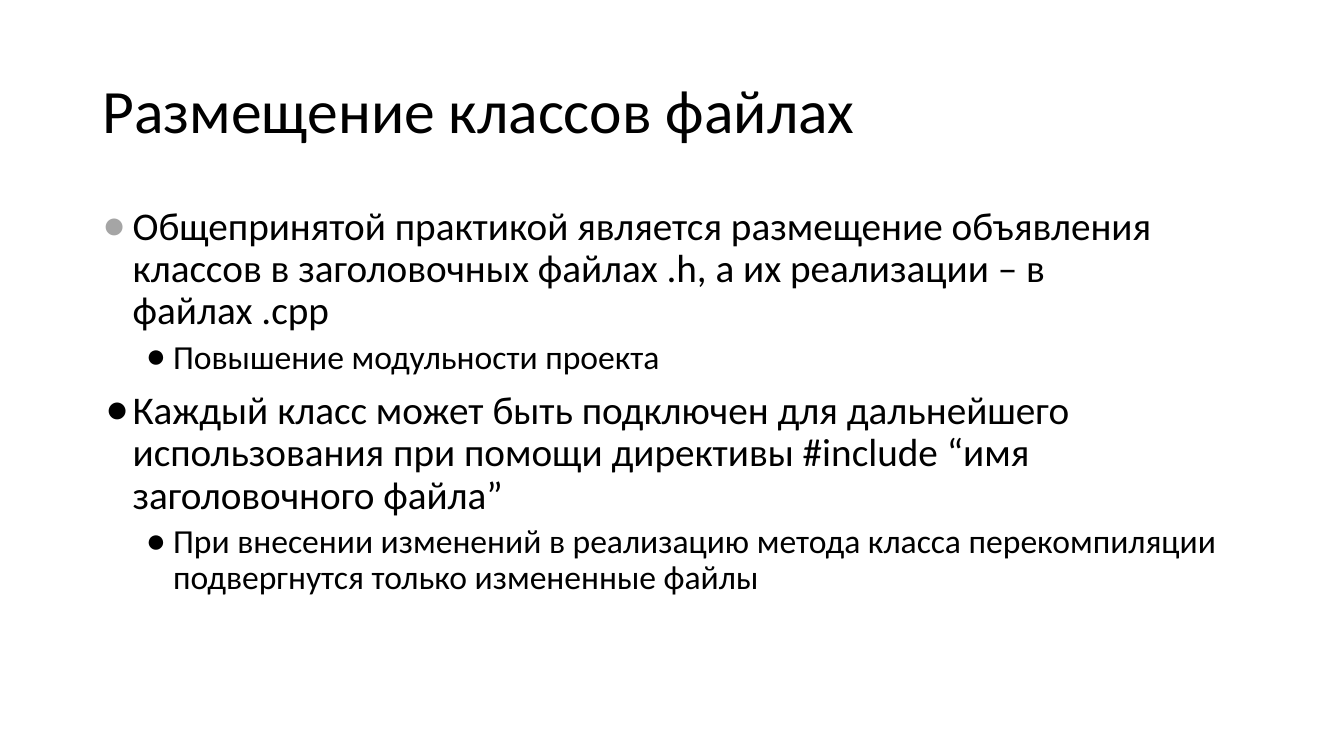
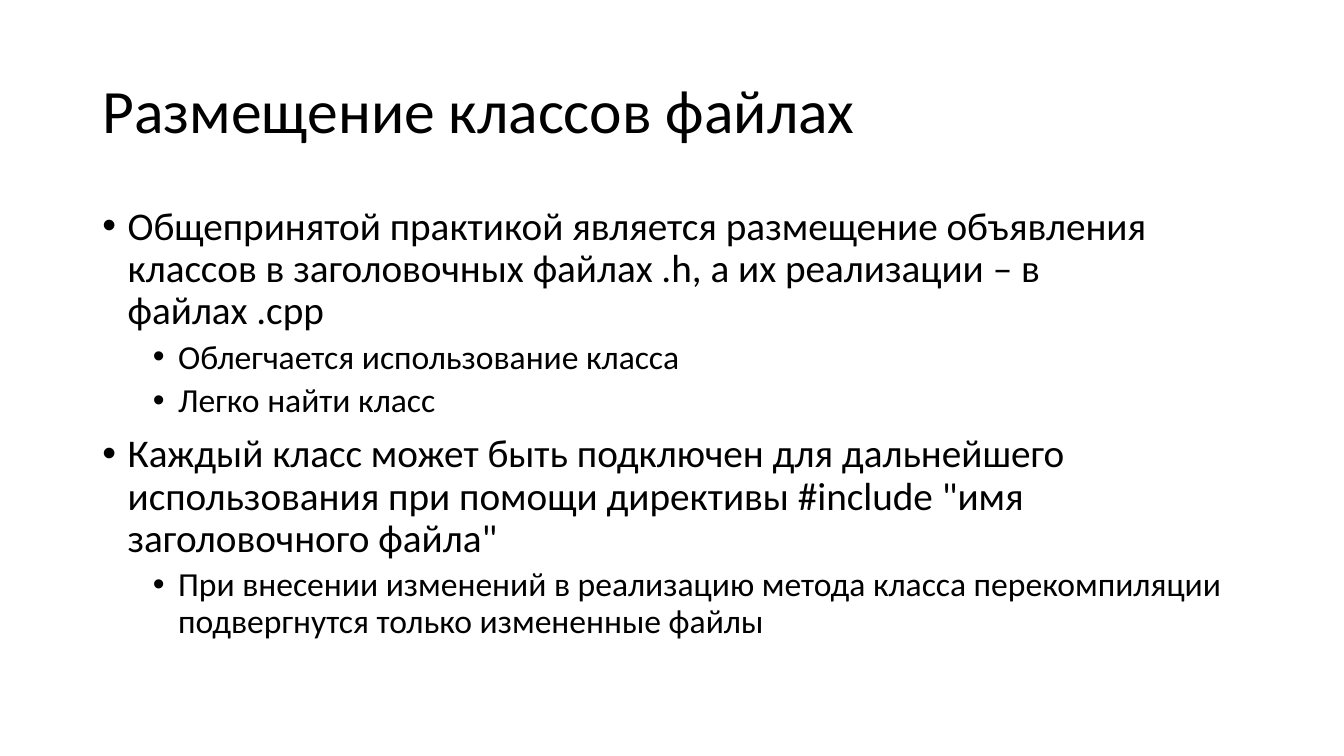
Before and after one commit to alexey-malov/oop, a slide deck: slide 51 of lectures/02/Основы ООП.pptx (slide 50 before the commit). Drawn at 1344x756 pixels with LibreOffice and Linux fonts; fonts in the diff are those of the drawing. Boxes give left, top, right and bottom in pixels: in the first picture for what was removed or moved away, otherwise in the second. Text is boxed around its words. In the diff, an @@ line names an element or a change of style, - is before the commit and + after.

```diff
--- a/lectures/02/Основы ООП.pptx
+++ b/lectures/02/Основы ООП.pptx
@@ text at <box>128,213,1221,639</box>: bullet ● to • @@
@@ text at <box>128,346,1064,559</box>: text changed @@
-  ● Повышение модульности проекта
-● Каждый класс может быть подключен для дальнейшего использования при помощи директивы #include “имя заголовочного файла”
+  • Облегчается использование класса
+  • Легко найти класс
+• Каждый класс может быть подключен для дальнейшего использования при помощи директивы #include "имя заголовочного файла"
```
Also in this commit, not shown: 5 other slides changed, 3 slides added, 1 slide removed, 1 other file.
